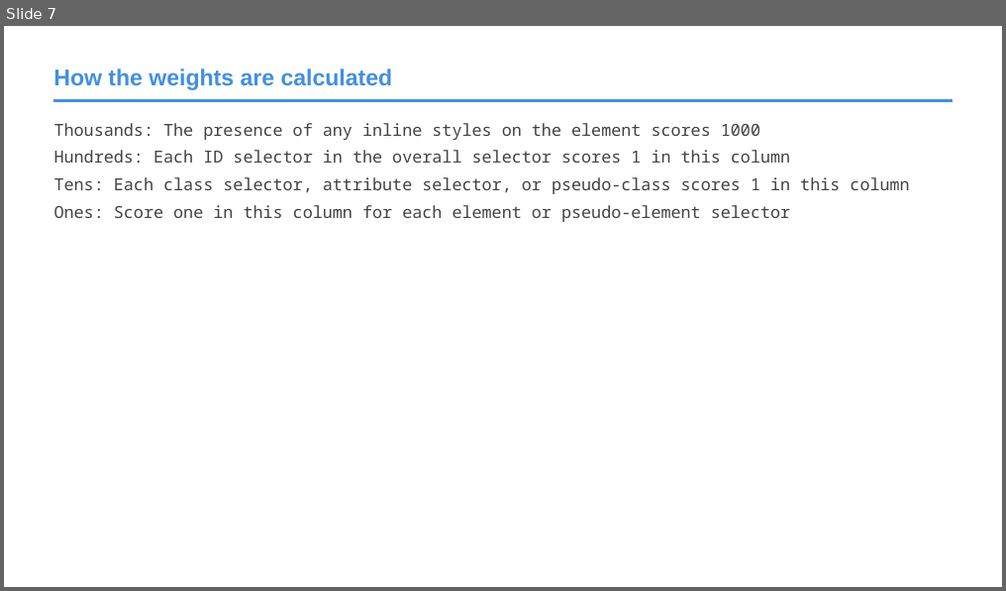
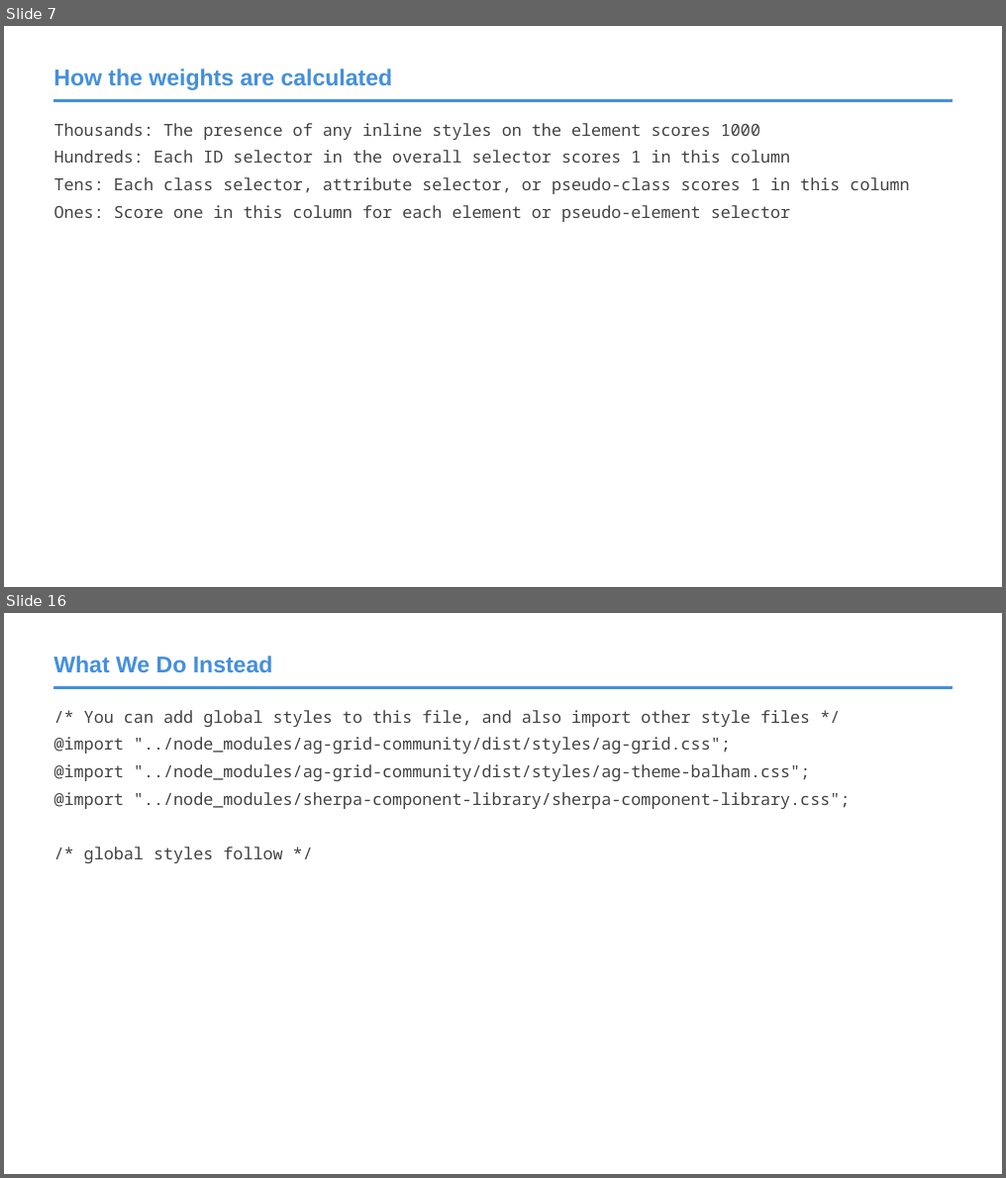
Before and after one commit to roblarsen/rob-larsen-presentations, a slide deck: css-bootstrap.pptx. Shown one above the other, each under a label of ours: slide 7 before the commit, slides 7 and 16 after it; the slides between them are not shown. The pictures are 1006x591 and 1006x1178 pixels, drawn with LibreOffice and Linux fonts; fonts in the diff are those of the drawing; background and template pictures are left out. Boxes give left, top, right and bottom in pixels: in the first picture for what was removed or moved away, otherwise in the second. Text is boxed around its words. In the diff, an @@ line names an element or a change of style, - is before the commit and + after.

```diff
--- a/css-bootstrap.pptx
+++ b/css-bootstrap.pptx
@@ slide 16 added at [4,613,1002,1174], background #FFFFFF; not listed: 1 template element that a slide beside it also shows @@
@@ title added at [54,656,273,672], 22 pt, text #438FDE, bold @@
+What We Do Instead
@@ text added at [54,710,850,863], 16 pt, text #424242 @@
+/* You can add global styles to this file, and also import other style files */
+@import "../node_modules/ag-grid-community/dist/styles/ag-grid.css";
+@import "../node_modules/ag-grid-community/dist/styles/ag-theme-balham.css";
+@import "../node_modules/sherpa-component-library/sherpa-component-library.css";
+/* global styles follow */
```
Also in this commit, not shown: 4 slides changed, 28 other slides added, 32 slides removed.
